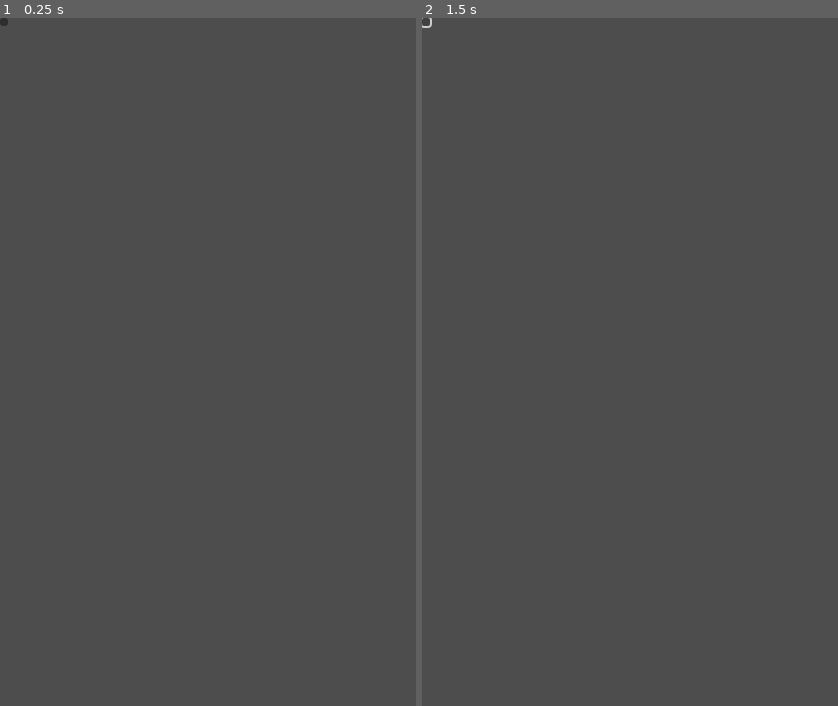
Above: before the commit, frames 1-2 (left to right).
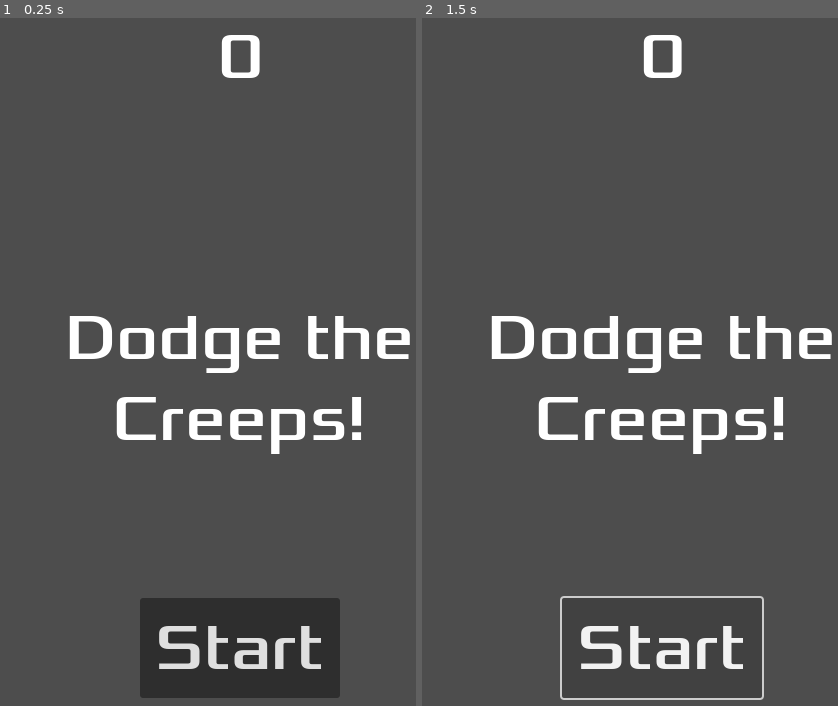
Above: after the commit, the same moments.

Repository: ProgrammingLogic/GoDotTutorial
Game: Godot game, scene res://hud.tscn
The game is run twice, just before and just after one commit, with the same random seed, the same clock (stepped at 60 frames per second) and the same inputs. This scene is started directly instead of the project's main scene.
Inputs (mouse positions are in pixels of both pictures, inside the frame that each line leads up to; where the layout moved, square brackets give the same spot in the first picture):
- Up to frame 1 (0.25 s): no input
- Up to frame 2 (1.5 s): click (663, 650) [426, 24] at 0.5 s; click (663, 650) [426, 24] at 1.25 s

The runs differ from the first frame. In frame 1, 11% of the frame differs, in the area x 0-99%, y 0-99%; in frame 2, 5.4%.

Commit message:
Arrange HUD elements

Diff:
--- a/hud.tscn
+++ b/hud.tscn
@@ -5,21 +5,56 @@
 [node name="HUD" type="CanvasLayer"]
 
 [node name="ScoreLabel" type="Label" parent="."]
-offset_right = 40.0
-offset_bottom = 23.0
+anchors_preset = 5
+anchor_left = 0.5
+anchor_right = 0.5
+offset_left = -22.5
+offset_right = 22.5
+offset_bottom = 78.0
+grow_horizontal = 2
+size_flags_horizontal = 4
 theme_override_fonts/font = ExtResource("1_qfa2l")
 theme_override_font_sizes/font_size = 64
+text = "0"
+horizontal_alignment = 1
+vertical_alignment = 1
 
 [node name="Message" type="Label" parent="."]
-offset_right = 40.0
-offset_bottom = 23.0
+anchors_preset = 8
+anchor_left = 0.5
+anchor_top = 0.5
+anchor_right = 0.5
+anchor_bottom = 0.5
+offset_left = -240.0
+offset_top = -79.5
+offset_right = 240.0
+offset_bottom = 79.5
+grow_horizontal = 2
+grow_vertical = 2
+size_flags_horizontal = 4
 theme_override_fonts/font = ExtResource("1_qfa2l")
 theme_override_font_sizes/font_size = 64
+text = "Dodge the Creeps!"
+horizontal_alignment = 1
+vertical_alignment = 1
+autowrap_mode = 2
 
 [node name="StartButton" type="Button" parent="."]
-offset_right = 8.0
-offset_bottom = 8.0
+anchors_preset = 7
+anchor_left = 0.5
+anchor_top = 1.0
+anchor_right = 0.5
+anchor_bottom = 1.0
+offset_left = -100.0
+offset_top = -140.0
+offset_right = 100.0
+offset_bottom = -40.0
+grow_horizontal = 2
+grow_vertical = 0
 theme_override_fonts/font = ExtResource("1_qfa2l")
 theme_override_font_sizes/font_size = 64
+text = "Start"
 
 [node name="MessageTimer" type="Timer" parent="."]
+wait_time = 2.0
+one_shot = true
